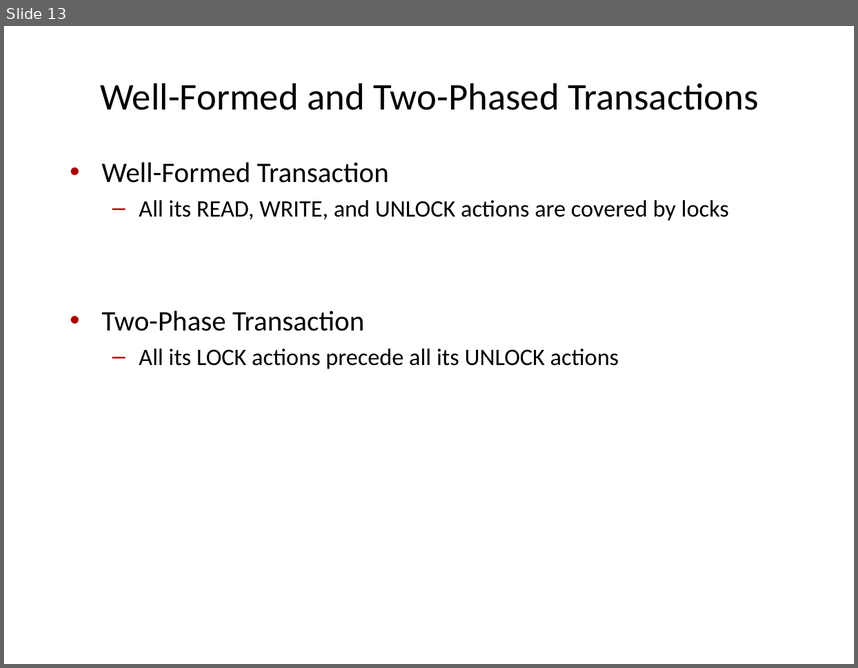
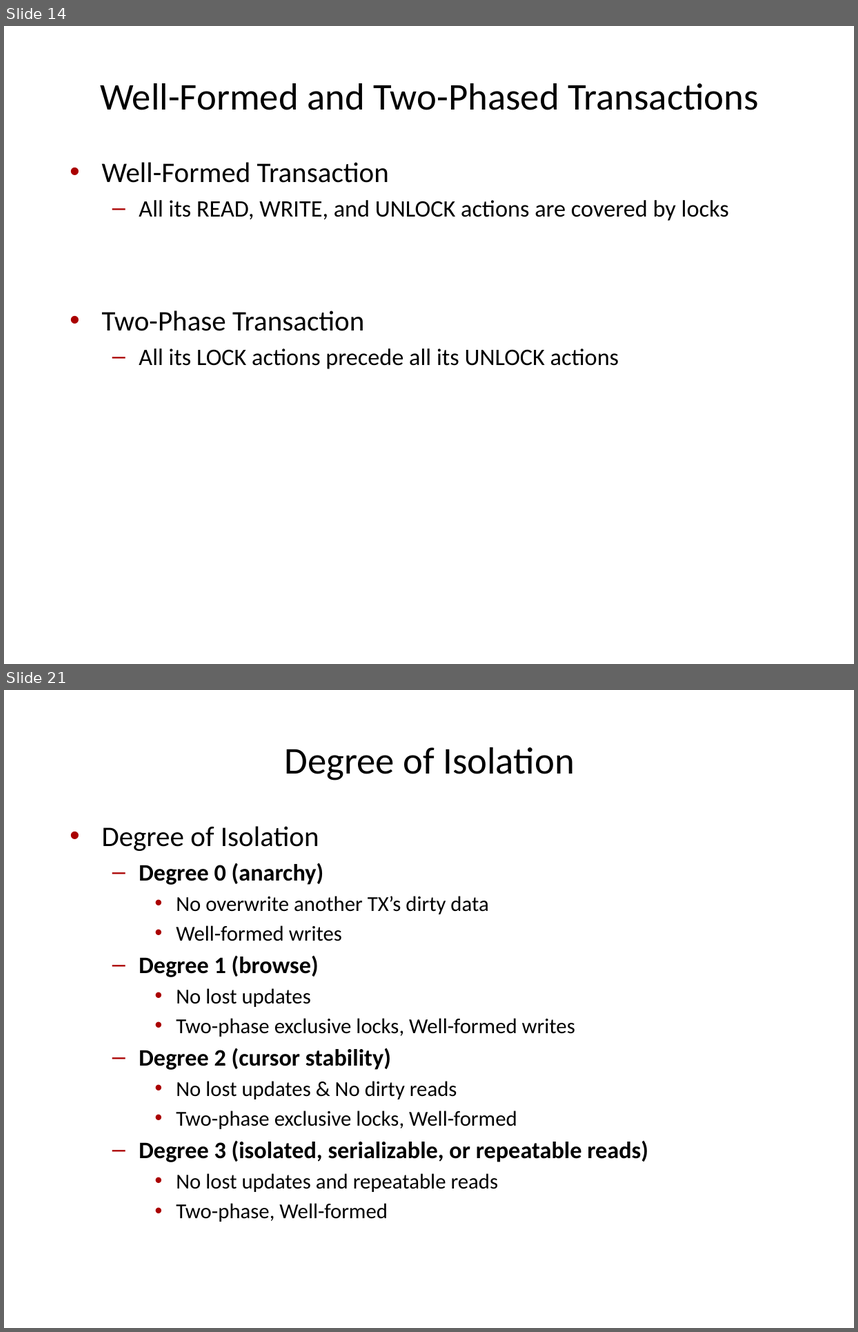
Before and after one commit to VLDB-Study/transaction-processing-study, a slide deck: chapter7/slides/Ch7-Isolation_concepts.pptx. Shown one above the other, each under a label of ours: slide 13 before the commit, slides 14 and 21 after it; the slides between them are not shown. The pictures are 858x668 and 858x1332 pixels, drawn with LibreOffice and Linux fonts; fonts in the diff are those of the drawing. Boxes give left, top, right and bottom in pixels: in the first picture for what was removed or moved away, otherwise in the second. Text is boxed around its words. In the diff, an @@ line names an element or a change of style, - is before the commit and + after.

```diff
--- a/chapter7/slides/Ch7-Isolation_concepts.pptx
+++ b/chapter7/slides/Ch7-Isolation_concepts.pptx
@@ slide 21 added at (x1=4, y1=690, x2=854, y2=1328), background #FFFFFF @@
@@ title added at (x1=285, y1=747, x2=574, y2=780), 32 pt, text #000000 @@
+Degree of Isolation
@@ text added at (x1=102, y1=826, x2=648, y2=1221), 18 pt, text #000000 @@
+• Degree of Isolation
+  – Degree 0 (anarchy)
+    • No overwrite another TX’s dirty data
+    • Well-formed writes
+  – Degree 1 (browse)
+    • No lost updates
+    • Two-phase exclusive locks, Well-formed writes
+  – Degree 2 (cursor stability)
+    • No lost updates & No dirty reads
+    • Two-phase exclusive locks, Well-formed
+  – Degree 3 (isolated, serializable, or repeatable reads)
+    • No lost updates and repeatable reads
+    • Two-phase, Well-formed
@@ what was slide 13 is now slide 14 @@
```
Also in this commit, not shown: 7 slides changed, 21 other slides added, 4 slides removed.
